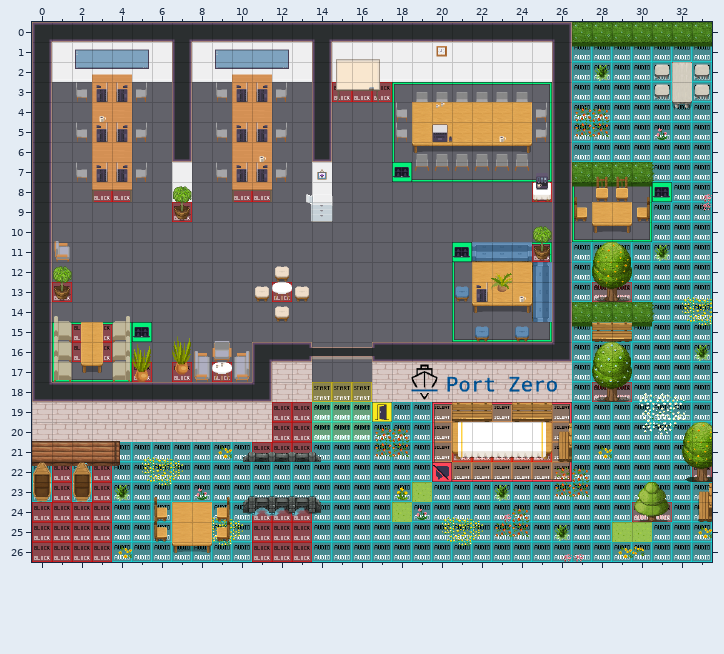
Two versions of a level (Tiled map (JSON), office-winter.tmj). Above is the file before it was changed.
Cells are 32x32 px. Shown: x 0..33, y 0..26.
After:
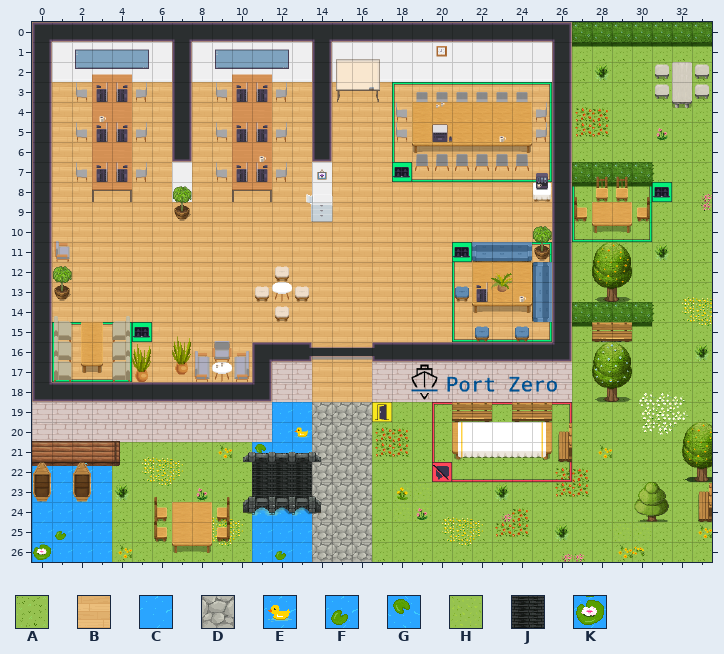
Key: from "Chunk 1": A 5, B 7, C 15, D 16, E 17, F 21, G 21 flipped up-down, H 23, J 25, K 27.
_ is an empty cell.
Tiles of an added or newly shown layer are drawn over the layers below it.
The edit:
Changed rows in their new state; . is an unchanged cell.
Layer "boeden" (now shown):
first column x 0:
 1 ...........................AAAAAAA
 2 ...........................AAAAA.A
 3 .BB..BB.BB..BB.BBBBBBBBBBB.AAAAA.A
 4 .BB..BB.BB..BB.BBBB......B.AAAAAAA
 5 .BB..BB.BB..BB.BBBB......B.AAAAAAA
 6 .BB..BB.BB..BB.BBBBBBBBBBB.AAAAAAA
 7 .BB..BB.BB..BB.BBB.BBBBBBB.....AAA
 8 .BBBBBB.BBBBBB.BBBBBBBBBBB.AAAA.AA
 9 .BBBBBBBBBBBBB.BBBBBBBBBBB.A..AAAA
10 .BBBBBBBBBBBBBBBBBBBBBBBBB.AAAAAAA
11 .BBBBBBBBBBBBBBBBBBBB....B.AAAAAAA
12 .BBBBBBBBBBBBBBBBBBBBB.....AAAAAAA
13 .BBBBBBBBBBBBBBBBBBBBB.....AAAAAAA
14 .BBBBBBBBBBBBBBBBBBBBBBBB......AAA
15 .BBBB.BBBBBBBBBBBBBBBBBBBB.AAAAAAA
16 .BBBBBBBBBB...BBB..........AAAAAAA
17 .BBBBBBBBBB...BBB..........AAAAAAA
18 ..............BBB..........AAAAAAA
19 ............CCDDDAAAAAAAAAAAAAAAAA
20 ............CEDDDAAAA.....AAAAAAAA
21 ....AAAAAAAGCCDDDAAAAAAAAAAAAAAAA.
22 CCCCAAAAAAAJJJDDDAAA.AAAAAAAAAAAAA
23 CCCCAAAAAAAJJJDDDAH.AAAAAAAAAAAAAA
24 CCCCAAA..AACCCDDDA.HAAAAAAAAAAAAAA
25 CFCCAAA..AACCCDDDAAAAAAAAAAAA..AAA
26 KCCCAAAAAAACFCDDDAAAAAAAAAAAAAAAAA
Pixel boxes of the changes (left, top, right, bottom) in both pictures:
added: (32, 46, 712, 562)
